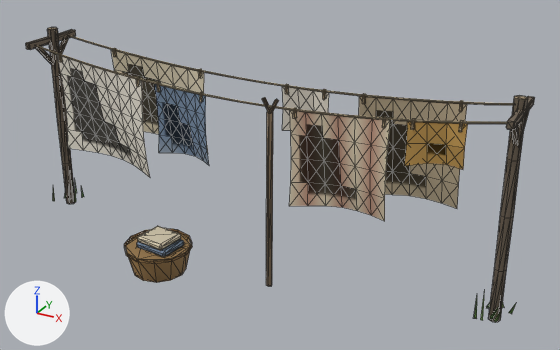
The glTF model kingdom/assets/generated/washing_line.glb, before and after one commit.
The view is the same before and after, from a 50 mm lens placed at (3.65, -6.06, 3.93), pointed at (0.4, -0.15, 0.97). Arrows for +X, +Y and +Z are at lower left; the lights stay in place. The first picture is the older version. Mesh edges are drawn as thin lines. Vertices at exactly the same position are counted once.

Objects in the first picture: 'WashingLine'.
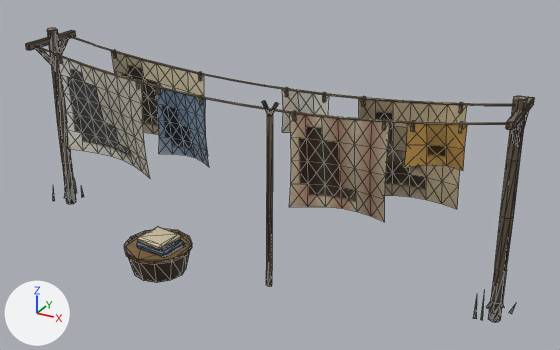
Edits to the bpy script that builds the scene:
```text
Add mat_ra_cloth:
    mat_ra_cloth = bpy.data.materials.new('RA_Cloth')
    # uses the picture img_ra_cloth_alb_png
    # uses the picture img_ra_cloth_mr_png
    # uses the picture img_ra_cloth_nrm_png
Add mat_ra_wood:
    mat_ra_wood = bpy.data.materials.new('RA_Wood')
    # uses the picture img_ra_wood_alb_png
    # uses the picture img_ra_wood_mr_png
    # uses the picture img_ra_wood_nrm_png
Change me_washingline:
    remove me_washingline.from_pydata(...)  # 799 vertices, 1512 faces; spans x -2.68..2.67, y -1.13..0.4, z -0.05..2.02
    add me_washingline.from_pydata(...)  # 803 vertices, 1483 faces; spans x -2.68..2.67, y -1.13..0.4, z -0.05..2.02
    me_washingline part 1: the loose piece of 8 vertices spanning x 0.59..0.61, y -0.26..-0.23, z 1.61..1.7 is moved by (0.0, -0.01, -0.02), in mat_ra_wood
    me_washingline part 2: the loose piece of 8 vertices spanning x 1.44..1.46, y -0.26..-0.23, z 1.67..1.76 is moved by (0.0, 0.0, -0.02), in mat_ra_wood
    me_washingline part 3: the loose piece of 8 vertices spanning x 1.69..1.71, y -0.26..-0.23, z 1.7..1.79 is moved by (0.0, 0.0, -0.02), in mat_ra_wood
    me_washingline part 4: the loose piece of 8 vertices spanning x 2.09..2.11, y -0.26..-0.23, z 1.75..1.84 is moved by (0.0, 0.0, -0.01), in mat_ra_wood
    me_washingline part 5: the loose piece of 30 vertices spanning x -0.95..-0.35, y -0.27..-0.12, z 0.94..1.69 is moved by (0.0, -0.01, -0.02), in mat_ra_cloth
    me_washingline part 6: the loose piece of 35 vertices spanning x 0.55..1.5, y -0.28..-0.1, z 0.72..1.74 is moved by (0.0, 0.0, -0.02), in mat_ra_cloth
    me_washingline part 7: the loose piece of 12 vertices spanning x 1.65..2.15, y -0.27..-0.15, z 1.36..1.82 is moved by (0.0, 0.0, -0.01), in mat_ra_cloth
    me_washingline part 8: the loose piece of 35 vertices spanning x -1.9..-0.7, y 0.22..0.4, z 0.82..1.81 is scaled about its middle by (0.999, 1.03, 0.989), then moved by (0.0, 0.0, -0.02), in mat_ra_cloth
    me_washingline part 9: the loose piece of 12 vertices spanning x 0.2..0.7, y 0.23..0.35, z 1.26..1.72 is moved by (0.0, -0.01, -0.02), in mat_ra_cloth
    me_washingline part 10: the loose piece of 8 vertices spanning x 0.27..0.36, y -0.26..-0.24, z 1.61..1.75 is rebuilt with 8 vertices and now spans x 0.27..0.36, y -0.27..-0.24, z 1.58..1.72, in mat_ra_wood
    me_washingline part 11: the loose piece of 8 vertices spanning x 0.34..0.43, y -0.26..-0.24, z 1.61..1.75 is rebuilt with 8 vertices and now spans x 0.34..0.43, y -0.27..-0.24, z 1.58..1.72, in mat_ra_wood
    me_washingline part 12: the loose piece of 8 vertices spanning x -2.52..-2.48, y -0.24..0.02, z 1.61..1.88 is rebuilt with 8 vertices and now spans x -2.51..-2.47, y -0.24..0.01, z 1.6..1.88, in mat_ra_wood
    me_washingline part 13: the loose piece of 8 vertices spanning x -2.52..-2.48, y -0.02..0.24, z 1.61..1.88 is rebuilt with 8 vertices and now spans x -2.51..-2.47, y -0.02..0.23, z 1.6..1.88, in mat_ra_wood
    me_washingline part 14: 146 vertices moved from x -2.53..2.14, y -0.35..0.4, z 0.65..2.02 to x -2.53..2.14, y -0.35..0.4, z 0.64..2.02; 90 vertices removed from x -2.53..2.52, y -0.35..0.35, z 1.61..1.93; 118 vertices added at x -2.55..2.55, y -0.96..0.34, z 0.14..1.93
    me_washingline part 15: 655 kept faces spanning x -2.68..2.67, y -1.13..0.4, z -0.05..2.02 get new vertex colours
    me_washingline part 16: 226 faces spanning x -2.55..2.56, y -1.13..0.35, z -0.05..2.02 switch from mat_washingline_wood to mat_ra_wood
    me_washingline part 17: 412 faces spanning x -2.49..2.5, y -0.97..0.4, z 0.25..1.9 switch from mat_washingline_cloth to mat_ra_cloth
    other edits to the shape of me_washingline do not show in these pictures
```

Location of each change, [x1, y1, x2, y2] in pixels of the pictures (560 x 350 px; the box of a moved part takes in the faces that stretch with it):
'WashingLine', reshaped: before [26, 27, 535, 323]; after [26, 28, 534, 323]
part 1 of me_washingline, moved or reshaped: before [293, 108, 297, 118]; after [293, 110, 296, 121]
part 2 of me_washingline, moved or reshaped: before [382, 116, 387, 128]; after [382, 119, 386, 130]
part 3 of me_washingline, moved or reshaped: before [411, 118, 415, 130]; after [411, 120, 415, 132]
part 4 of me_washingline, moved or reshaped: before [459, 120, 464, 132]; after [459, 121, 463, 133]
part 5 of me_washingline, moved or reshaped: before [154, 84, 209, 165]; after [154, 87, 209, 167]
part 6 of me_washingline, moved or reshaped: before [289, 110, 390, 221]; after [289, 113, 390, 222]
part 7 of me_washingline, moved or reshaped: before [404, 121, 468, 169]; after [404, 123, 467, 170]
part 8 of me_washingline, moved or reshaped: before [111, 50, 208, 153]; after [111, 51, 208, 155]
part 9 of me_washingline, moved or reshaped: before [282, 86, 329, 130]; after [282, 89, 329, 132]
part 10 of me_washingline, rebuilt: before [262, 97, 271, 112]; after [262, 100, 270, 115]
part 11 of me_washingline, rebuilt: before [270, 99, 279, 112]; after [270, 102, 278, 115]
part 12 of me_washingline, rebuilt: before [36, 47, 53, 64]; after [36, 48, 52, 64]
part 13 of me_washingline, rebuilt: before [59, 38, 68, 53]; after [59, 39, 69, 54]
part 14 of me_washingline, moved or reshaped: before [26, 29, 529, 286]; after [26, 30, 529, 322]
part 15 of me_washingline, recoloured: [47, 28, 534, 323] in both
part 16 of me_washingline, recoloured: [47, 28, 534, 283] in both
part 17 of me_washingline, recoloured: [57, 55, 513, 257] in both
